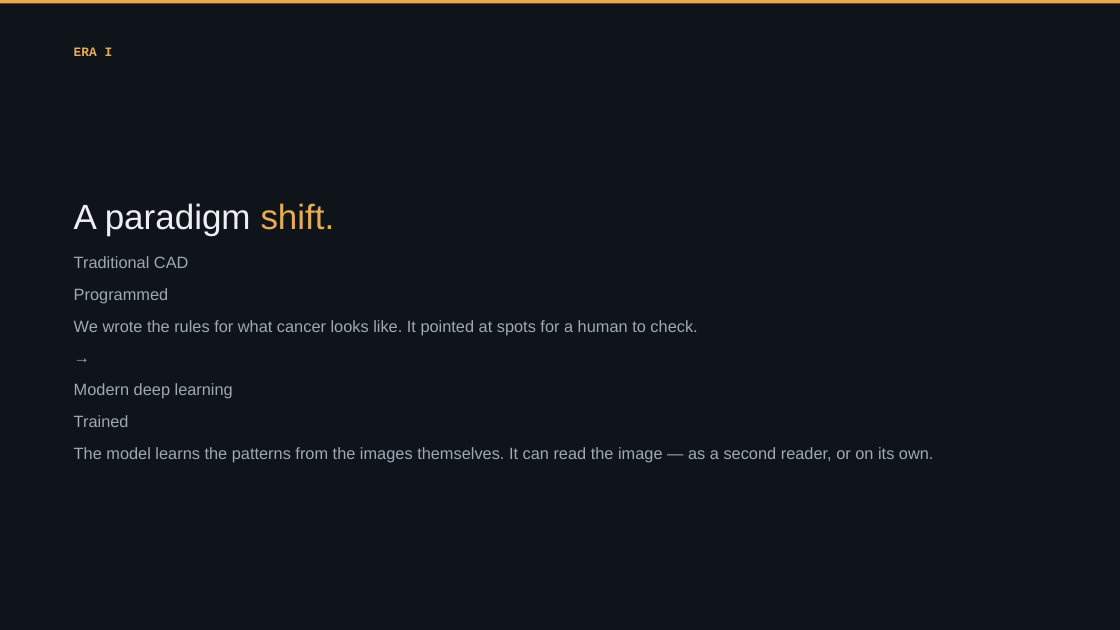
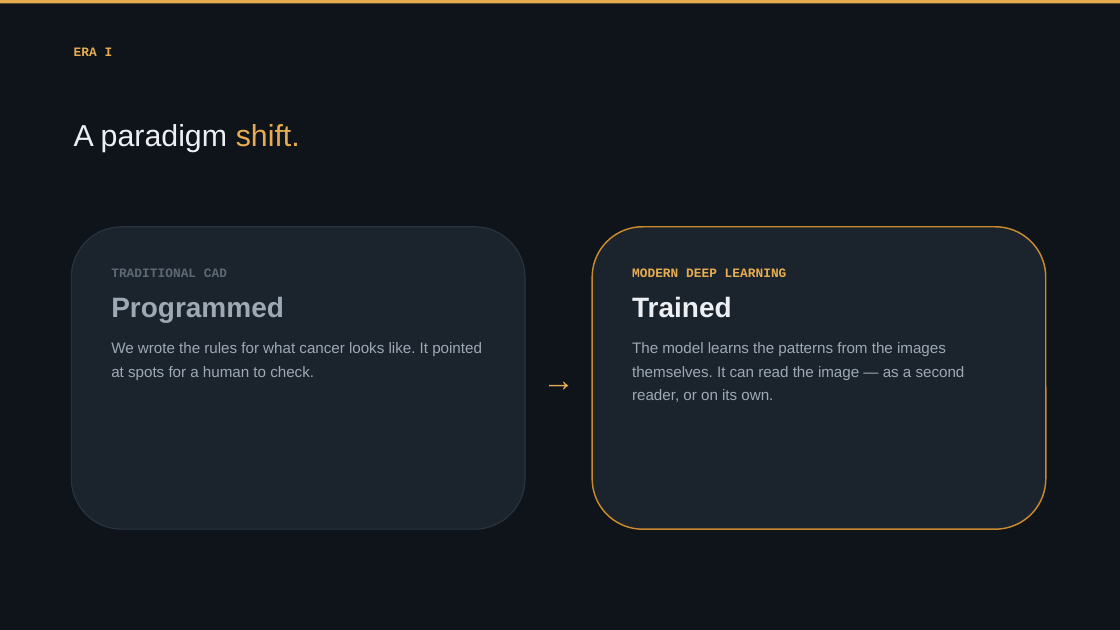
Before and after one commit to Emory-HITI/Mammo, a slide deck: slide 13 of keynote-iwbi-2026/pptx/IWBI2026_Trivedi_FULL_keynote.pptx. Drawn at 1120x630 pixels with LibreOffice and Linux fonts; fonts in the diff are those of the drawing. Boxes give left, top, right and bottom in pixels: in the first picture for what was removed or moved away, otherwise in the second. Text is boxed around its words. In the diff, an @@ line names an element or a change of style, - is before the commit and + after.

```diff
--- a/keynote-iwbi-2026/pptx/IWBI2026_Trivedi_FULL_keynote.pptx
+++ b/keynote-iwbi-2026/pptx/IWBI2026_Trivedi_FULL_keynote.pptx
@@ text "A paradigm shift.": place and size @@
-text "A paradigm shift." at bbox=[74, 203, 335, 236]
+text "A paradigm shift." at bbox=[74, 124, 300, 152]
@@ text "A paradigm shift." at bbox=[74, 124, 300, 152]: size 30 to 26 pt; line spacing 1.06 to 1.05 @@
@@ rounded rectangle "TRADITIONAL CAD": place and size @@
-rounded rectangle "TRADITIONAL CAD" at bbox=[74, 320, 697, 335]
+rounded rectangle "TRADITIONAL CAD" at bbox=[71, 227, 525, 529]
@@ rounded rectangle "TRADITIONAL CAD" at bbox=[71, 227, 525, 529]: fill none to #1B232D; outline none to #2A333E 1 pt @@
@@ rounded rectangle "MODERN DEEP LEARNING": place and size @@
-rounded rectangle "MODERN DEEP LEARNING" at bbox=[74, 447, 934, 463]
+rounded rectangle "MODERN DEEP LEARNING" at bbox=[592, 227, 1046, 529]
@@ rounded rectangle "MODERN DEEP LEARNING" at bbox=[592, 227, 1046, 529]: fill none to #1B232D; outline none to #C98A2E 1.25 pt @@
@@ text removed at bbox=[74, 256, 189, 268] @@
-Traditional CAD
@@ text in rounded rectangle at bbox=[111, 269, 284, 322]: paragraphs added @@
+TRADITIONAL CAD
+Programmed
@@ text in rounded rectangle at bbox=[632, 268, 787, 318]: paragraphs added @@
+MODERN DEEP LEARNING
+Trained
@@ text removed at bbox=[74, 288, 169, 303] @@
-Programmed
@@ text in rounded rectangle at bbox=[111, 342, 482, 380]: size 14 to 13 pt in "We wrote the rules for what cancer ..."; line spacing 1.28 to 1.3; more space between paragraphs @@
@@ text "→": place and size @@
-text "→" at bbox=[71, 341, 1046, 373]
+text "→" at bbox=[525, 349, 592, 408]
@@ text "→" at bbox=[525, 349, 592, 408]: size 14 to 28 pt, text colour #9DA9B5 to #E7AC51; alignment left to centre; line spacing 1.28 to 1; less space between paragraphs; vertical alignment top to middle @@
@@ text in rounded rectangle at bbox=[632, 342, 965, 402]: size 14 to 13 pt in "The model learns the patterns from the ..."; line spacing 1.28 to 1.3; more space between paragraphs @@
@@ text removed at bbox=[74, 383, 233, 399] @@
-Modern deep learning
@@ text removed at bbox=[74, 415, 129, 427] @@
-Trained
```
Also in this commit, not shown: 1 other slide changed, 9 other files.
